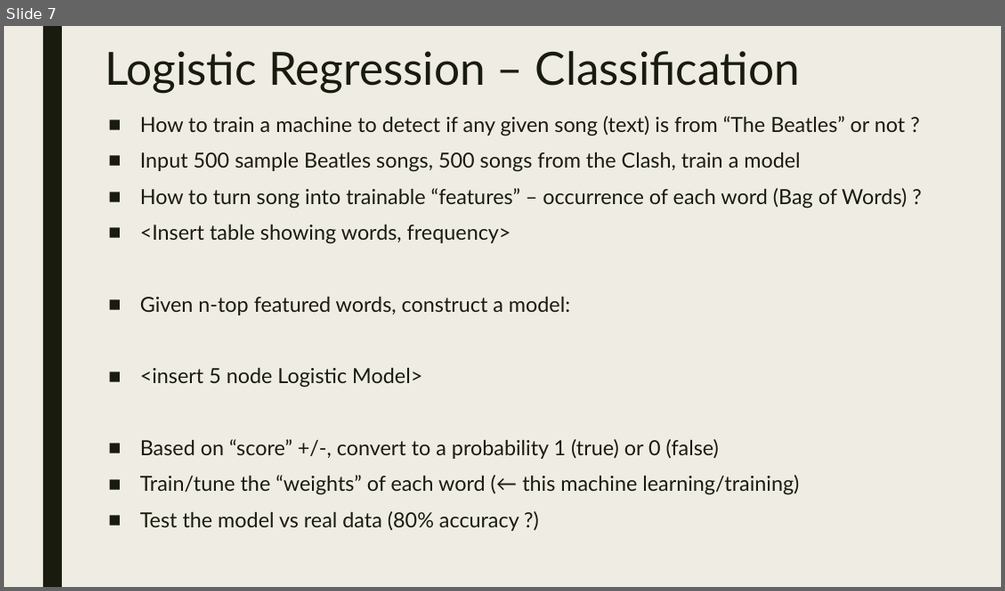
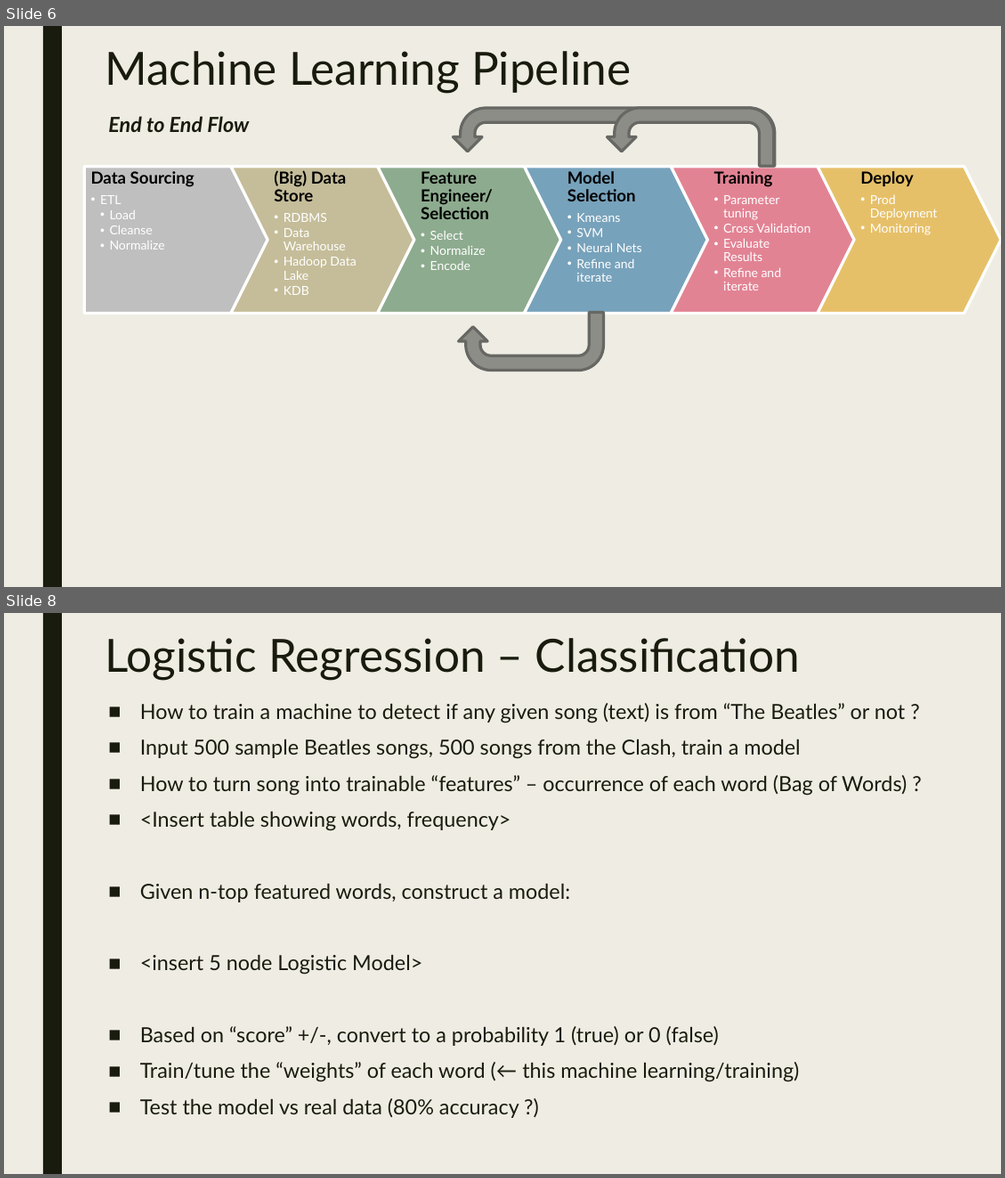
Before and after one commit to dougfoo/machineLearning, a slide deck: talks/MachineLearning101.pptx. Shown one above the other, each under a label of ours: slide 7 before the commit, slides 6 and 8 after it; the slides between them are not shown. The pictures are 1005x591 and 1005x1178 pixels, drawn with LibreOffice and Linux fonts; fonts in the diff are those of the drawing. Boxes give left, top, right and bottom in pixels: in the first picture for what was removed or moved away, otherwise in the second. Text is boxed around its words. In the diff, an @@ line names an element or a change of style, - is before the commit and + after.

Commit message:
update flow

```diff
--- a/talks/MachineLearning101.pptx
+++ b/talks/MachineLearning101.pptx
@@ slide 6 added at (4,26,1001,587), background #EFEDE3; not listed: 1 template element that a slide beside it also shows @@
@@ title added at (105,51,631,93), 44 pt, text #191B0E @@
+Machine Learning Pipeline
@@ text added at (108,116,249,132), 20 pt, text #191B0E, bold, italic @@
+End to End Flow
@@ uturn arrow added at (453,108,775,167), fill #8C8D86, outline #686863 2.75 pt @@
@@ uturn arrow added at (607,108,774,167), fill #8C8D86, outline #686863 2.75 pt @@
@@ group added at (85,167,1001,313): 6 texts, 5 chevrons, 1 pentagon arrow @@
+Data Sourcing
+  • ETL
+    • Load
+    • Cleanse
+    • Normalize
+(Big) Data Store
+  • RDBMS
+  • Data Warehouse
+  • Hadoop Data Lake
+  • KDB
+Feature Engineer/ Selection
+  • Select
+  • Normalize
+  • Encode
+Model Selection
+  • Kmeans
+  • SVM
+  • Neural Nets
+  • Refine and iterate
+Training
+  • Parameter tuning
+  • Cross Validation
+  • Evaluate Results
+  • Refine and iterate
+Deploy
+  • Prod Deployment
+  • Monitoring
@@ uturn arrow added at (459,313,604,370), fill #8C8D86, outline #686863 2.75 pt @@
@@ what was slide 7 is now slide 8 @@
```
Also in this commit, not shown: 3 slides changed.
